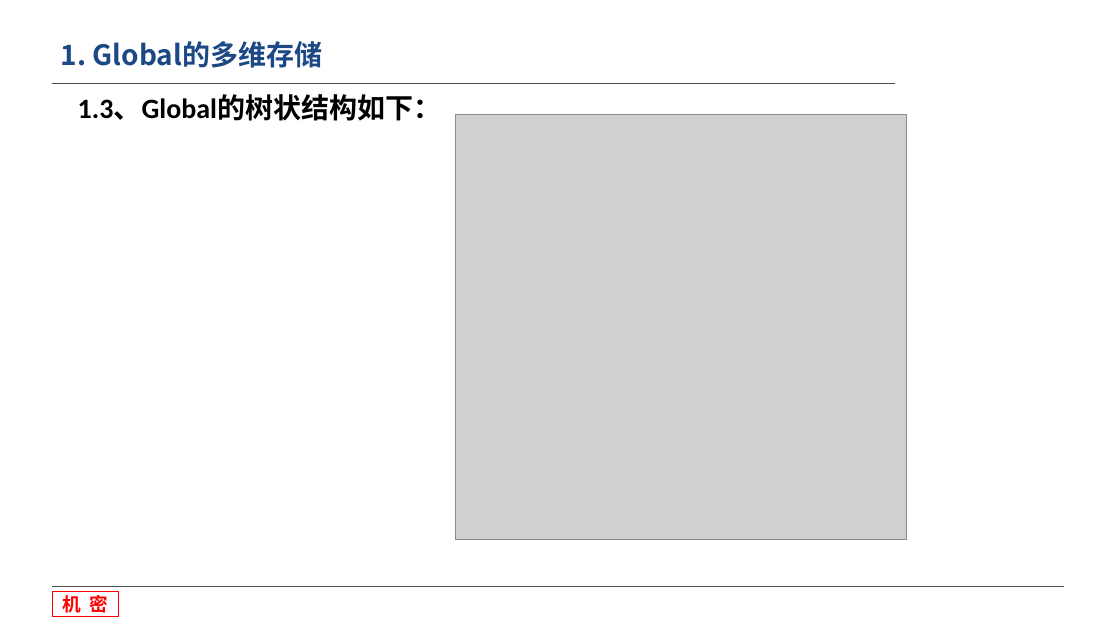
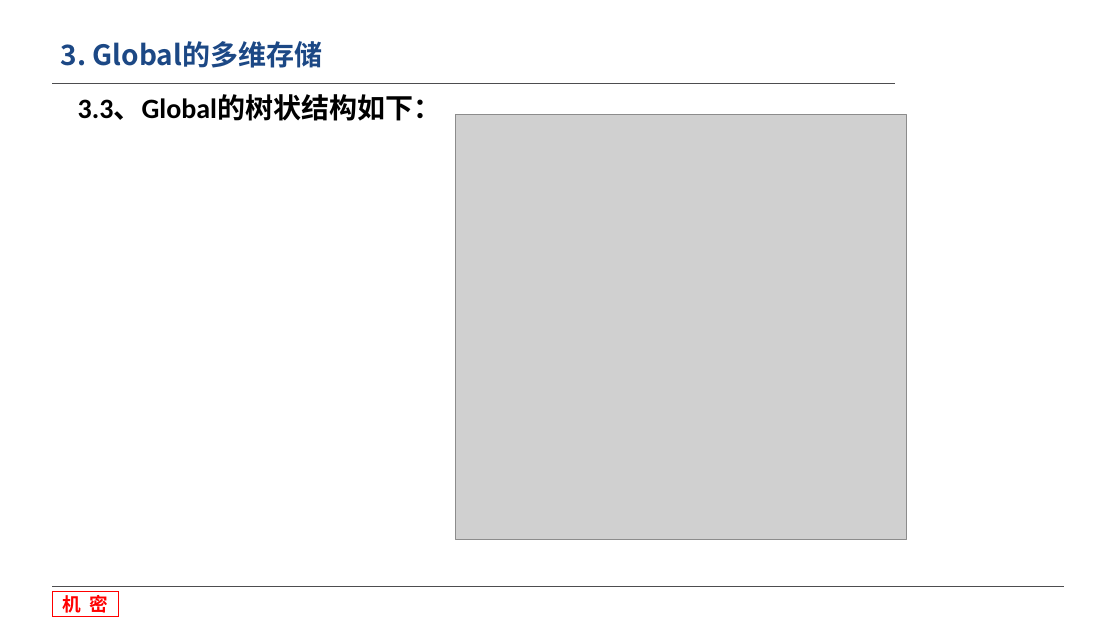
Before and after one commit to wang107014/WorkSpace, a slide deck: slide 19 of 收费-MD/文档/数据库安装和介绍培训.pptx (slide 5 before the commit). Drawn at 1120x630 pixels with LibreOffice and Linux fonts; fonts in the diff are those of the drawing; grey boxes stand for pictures; background and template pictures are left out. Boxes give left, top, right and bottom in pixels: in the first picture for what was removed or moved away, otherwise in the second. Text is boxed around its words. In the diff, an @@ line names an element or a change of style, - is before the commit and + after.

```diff
--- a/收费-MD/文档/数据库安装和介绍培训.pptx
+++ b/收费-MD/文档/数据库安装和介绍培训.pptx
@@ title at (61,41,322,68): text changed @@
-1. Global的多维存储
+3. Global的多维存储
@@ text at (78,95,441,121): text changed @@
-1.3、Global的树状结构如下：
+3.3、Global的树状结构如下：
```
Also in this commit, not shown: 16 other slides changed, 3 slides added, 18 other files.
